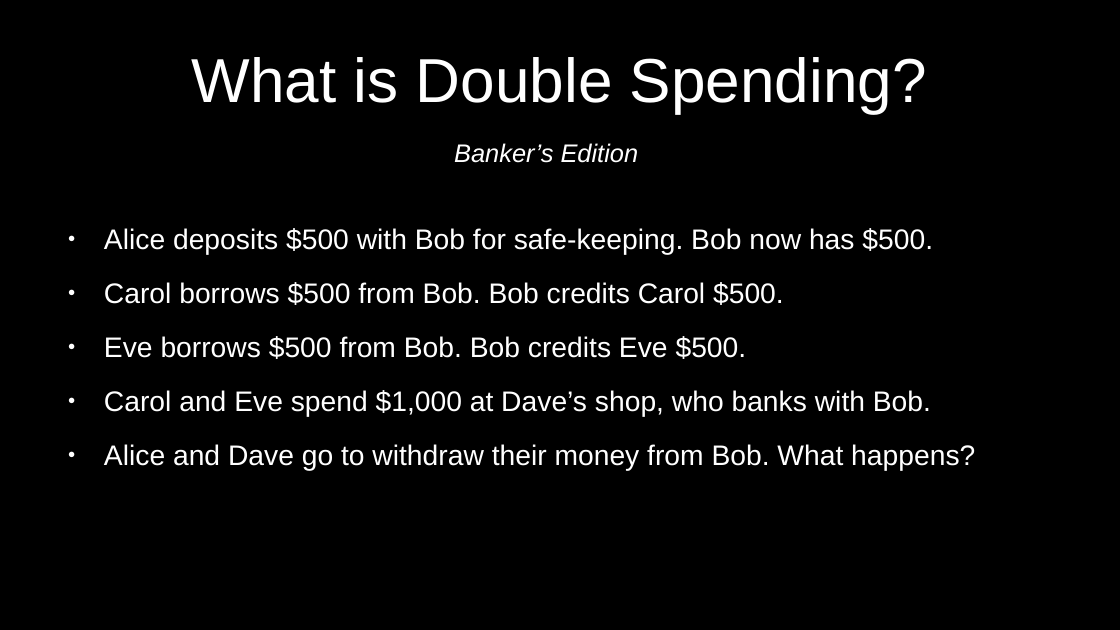
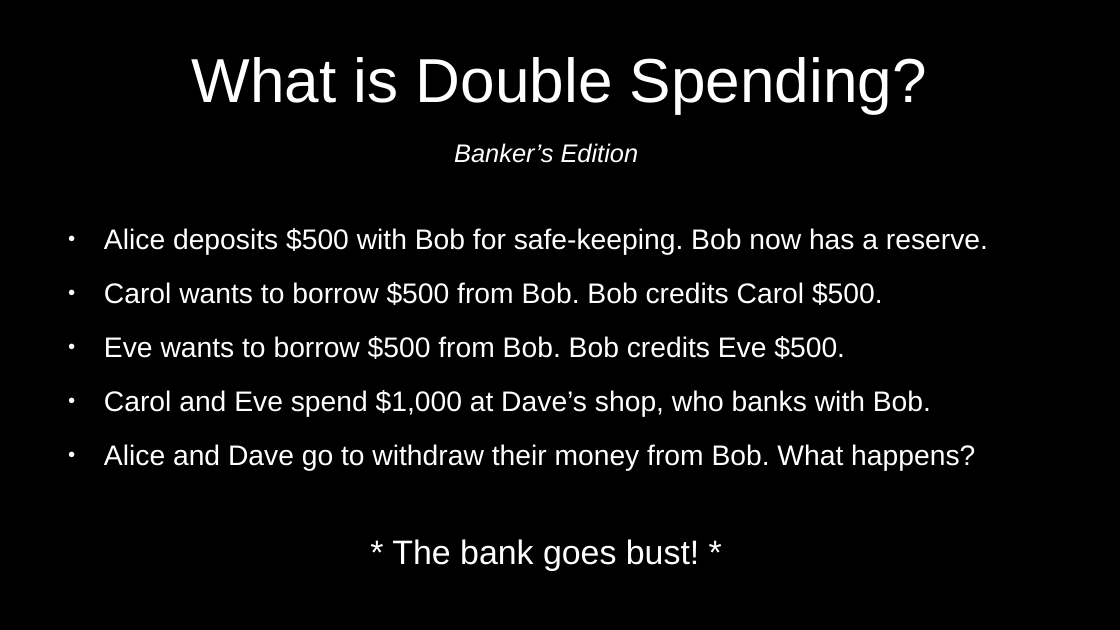
Before and after one commit to cmdruid/bitcoin-programming, a slide deck: slide 6 of slides/bitcoin-whitepaper-review.odp (slide 5 before the commit). Drawn at 1120x630 pixels with LibreOffice and Linux fonts; fonts in the diff are those of the drawing. Boxes give left, top, right and bottom in pixels: in the first picture for what was removed or moved away, otherwise in the second. Text is boxed around its words. In the diff, an @@ line names an element or a change of style, - is before the commit and + after.

```diff
--- a/slides/bitcoin-whitepaper-review.odp
+++ b/slides/bitcoin-whitepaper-review.odp
@@ text at (104, 228, 988, 359): text changed @@
-● Alice deposits $500 with Bob for safe-keeping. Bob now has $500.
-● Carol borrows $500 from Bob. Bob credits Carol $500.
-● Eve borrows $500 from Bob. Bob credits Eve $500.
+● Alice deposits $500 with Bob for safe-keeping. Bob now has a reserve.
+● Carol wants to borrow $500 from Bob. Bob credits Carol $500.
+● Eve wants to borrow $500 from Bob. Bob credits Eve $500.
@@ text added at (392, 539, 699, 571), 24 pt, text #FFFFFF @@
+* The bank goes bust! *
```
Also in this commit, not shown: 6 other slides changed, 3 slides added, 1 slide removed.
